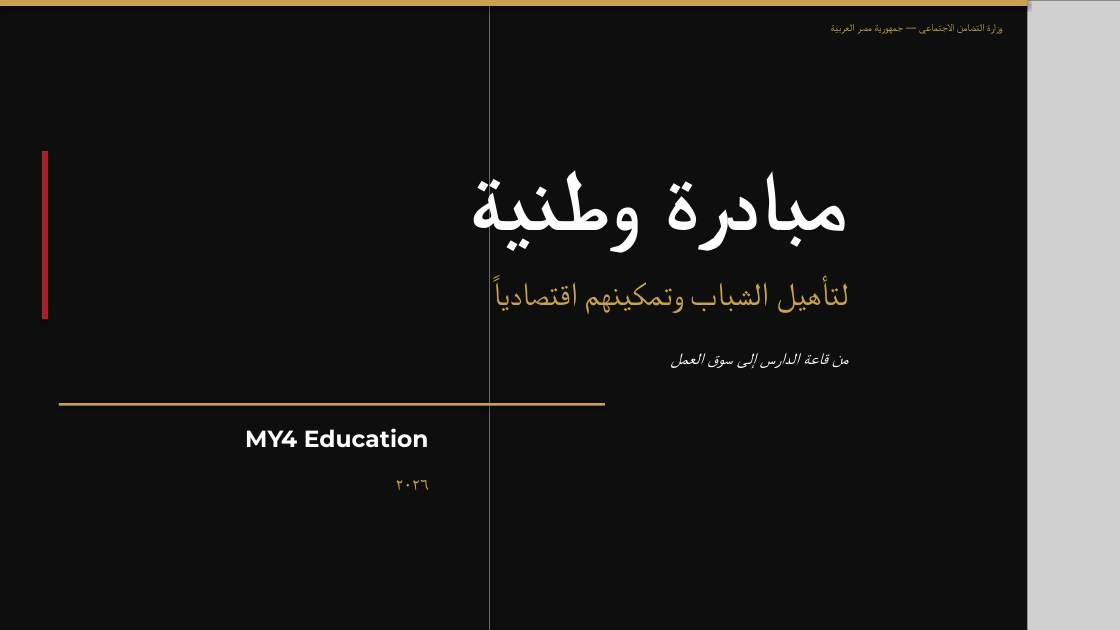
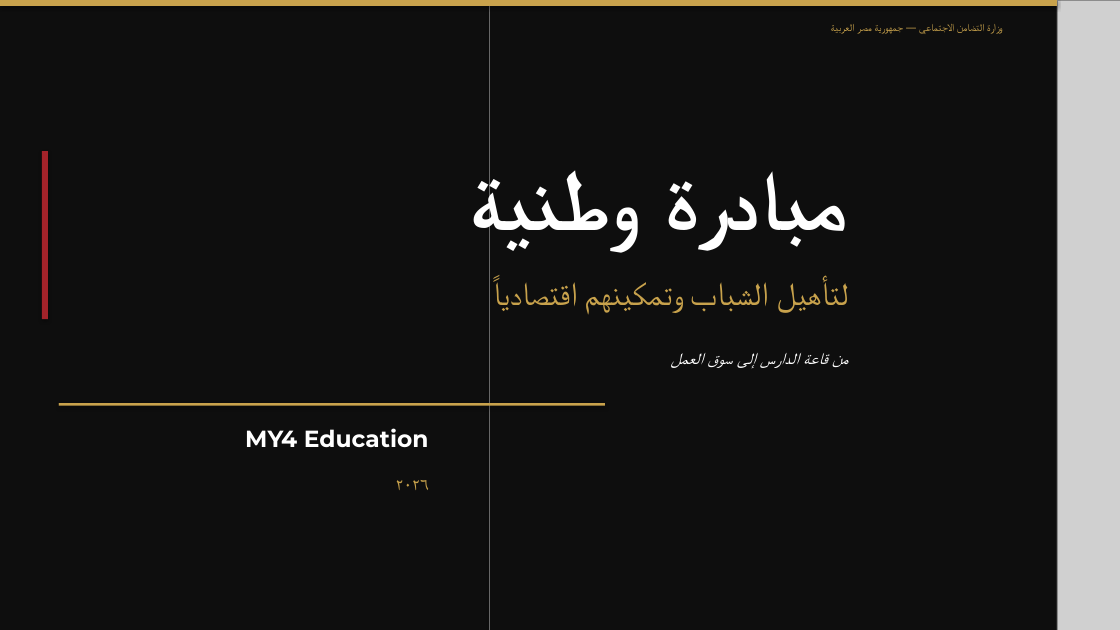
Before and after one commit to gadalla11111/Mahmoud-Gadalla, a slide deck: slide 1 of outputs/MY4_Education_Ministry_Proposal.pptx. Drawn at 1120x630 pixels with LibreOffice and Linux fonts; fonts in the diff are those of the drawing; grey boxes stand for pictures. Boxes give left, top, right and bottom in pixels: in the first picture for what was removed or moved away, otherwise in the second. Text is boxed around its words. In the diff, an @@ line names an element or a change of style, - is before the commit and + after.

```diff
--- a/outputs/MY4_Education_Ministry_Proposal.pptx
+++ b/outputs/MY4_Education_Ministry_Proposal.pptx
@@ rectangle: place and size @@
-rectangle at box(0, 0, 1028, 6)
+rectangle at box(0, 0, 1057, 6)
@@ picture: place and size @@
-picture at box(1028, 0, 1120, 630)
+picture at box(1057, 0, 1120, 630)
```
Also in this commit, not shown: 15 other slides changed, 2 other files.
